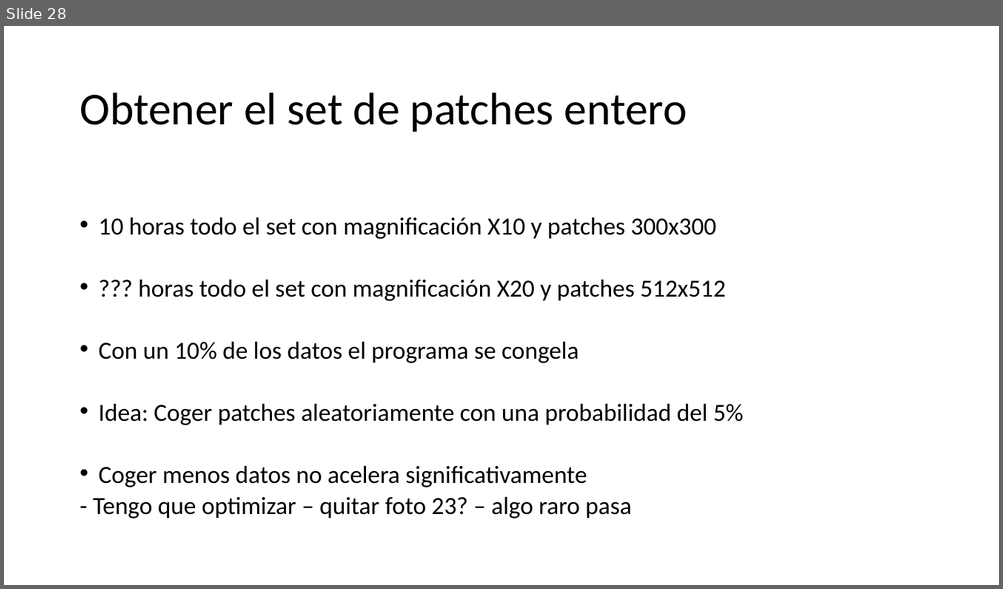
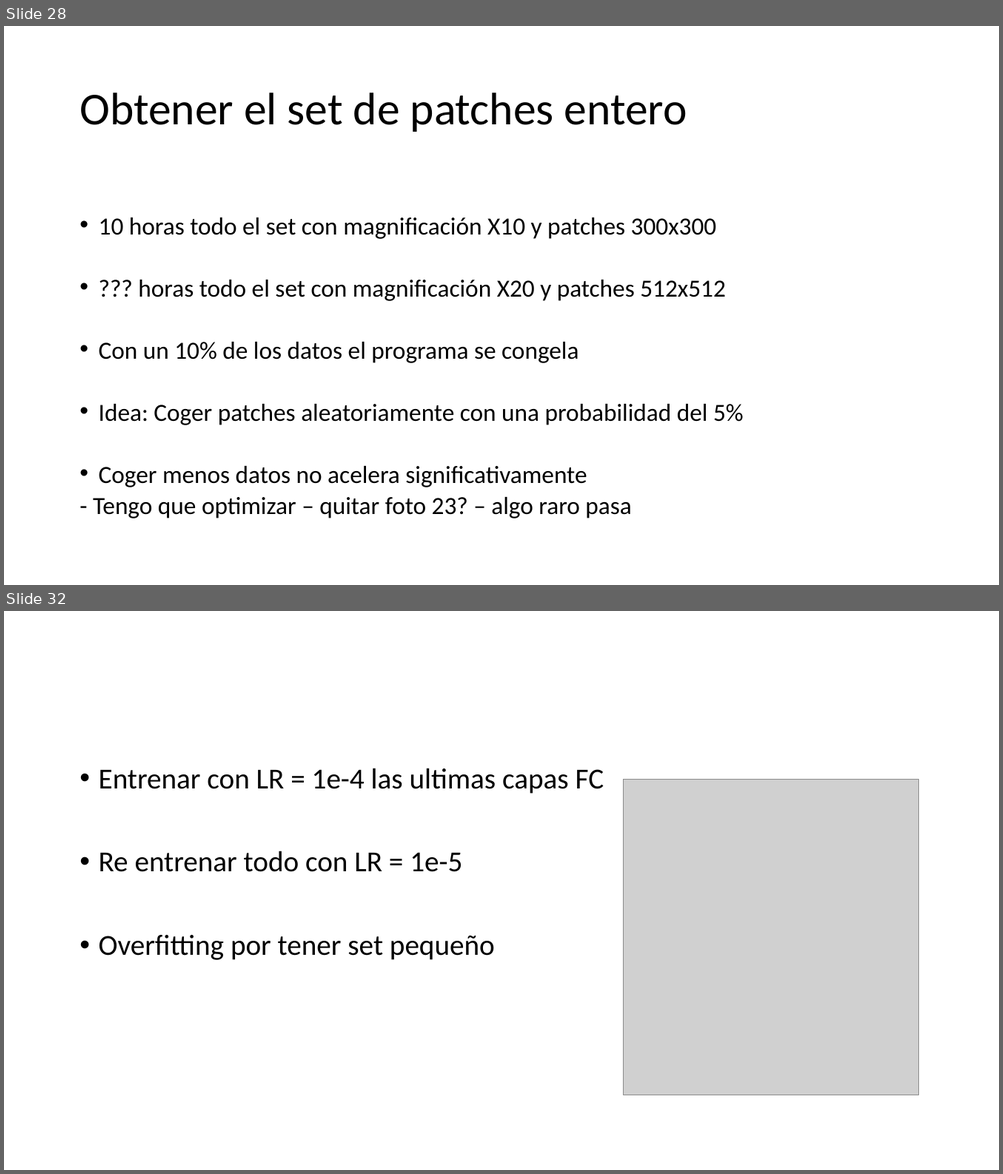
Before and after one commit to alejandroborj/heterogeneous-data, a slide deck: pregunta.pptx. Shown one above the other, each under a label of ours: slide 28 before the commit, slides 28 and 32 after it; the slides between them are not shown. The pictures are 1003x589 and 1003x1174 pixels, drawn with LibreOffice and Linux fonts; fonts in the diff are those of the drawing; grey boxes stand for pictures. Boxes give left, top, right and bottom in pixels: in the first picture for what was removed or moved away, otherwise in the second. Text is boxed around its words. In the diff, an @@ line names an element or a change of style, - is before the commit and + after.

```diff
--- a/pregunta.pptx
+++ b/pregunta.pptx
@@ slide 32 added at <box>4,611,999,1170</box>, background #FFFFFF @@
@@ text added at <box>99,768,604,960</box>, 28 pt, text #000000 @@
+• Entrenar con LR = 1e-4 las ultimas capas FC
+• Re entrenar todo con LR = 1e-5
+• Overfitting por tener set pequeño
@@ picture added at <box>623,780,919,1096</box> @@
```
Also in this commit, not shown: 4 other slides added, 19 other files.
